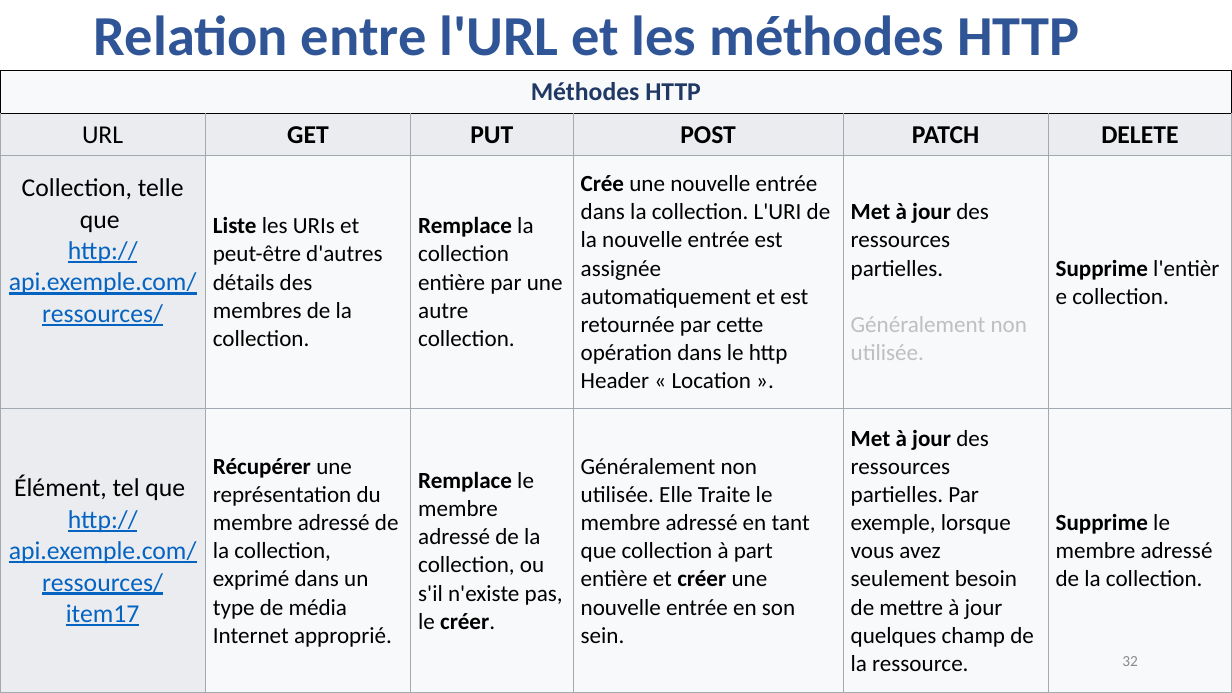
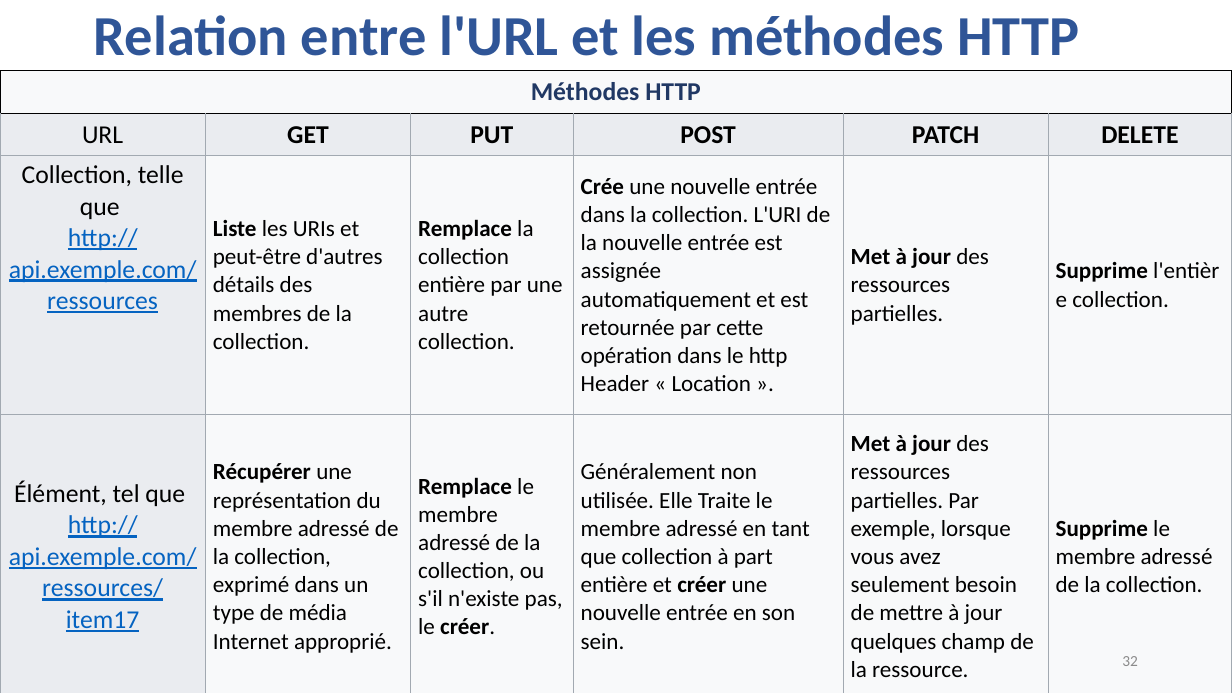
Before and after one commit to guillaumechervet/course.rest, a slide deck: slide 32 of documentations/3 - Web Services partie REST.pptx. Drawn at 1232x693 pixels with LibreOffice and Linux fonts; fonts in the diff are those of the drawing. Boxes give left, top, right and bottom in pixels: in the first picture for what was removed or moved away, otherwise in the second. Text is boxed around its words. In the diff, an @@ line names an element or a change of style, - is before the commit and + after.

```diff
--- a/documentations/3 - Web Services partie REST.pptx
+++ b/documentations/3 - Web Services partie REST.pptx
@@ table at (x1=0, y1=71, x2=1232, y2=693) @@
-row 3, column 1: Collection, telle que / http://api.exemple.com/ressources/
+row 3, column 1: Collection, telle que / http://api.exemple.com/ressources
-row 3, column 5: Met à jour des ressources partielles. / Généralement non utilisée.
+row 3, column 5: Met à jour des ressources partielles.
```
Also in this commit, not shown: 10 other slides changed, 4 slides added, 7 other files.
